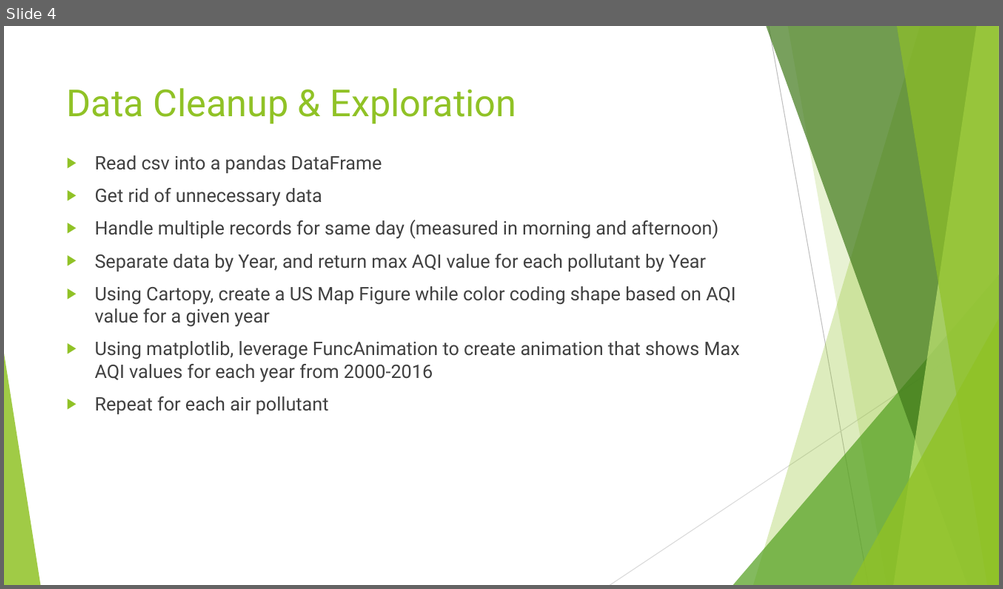
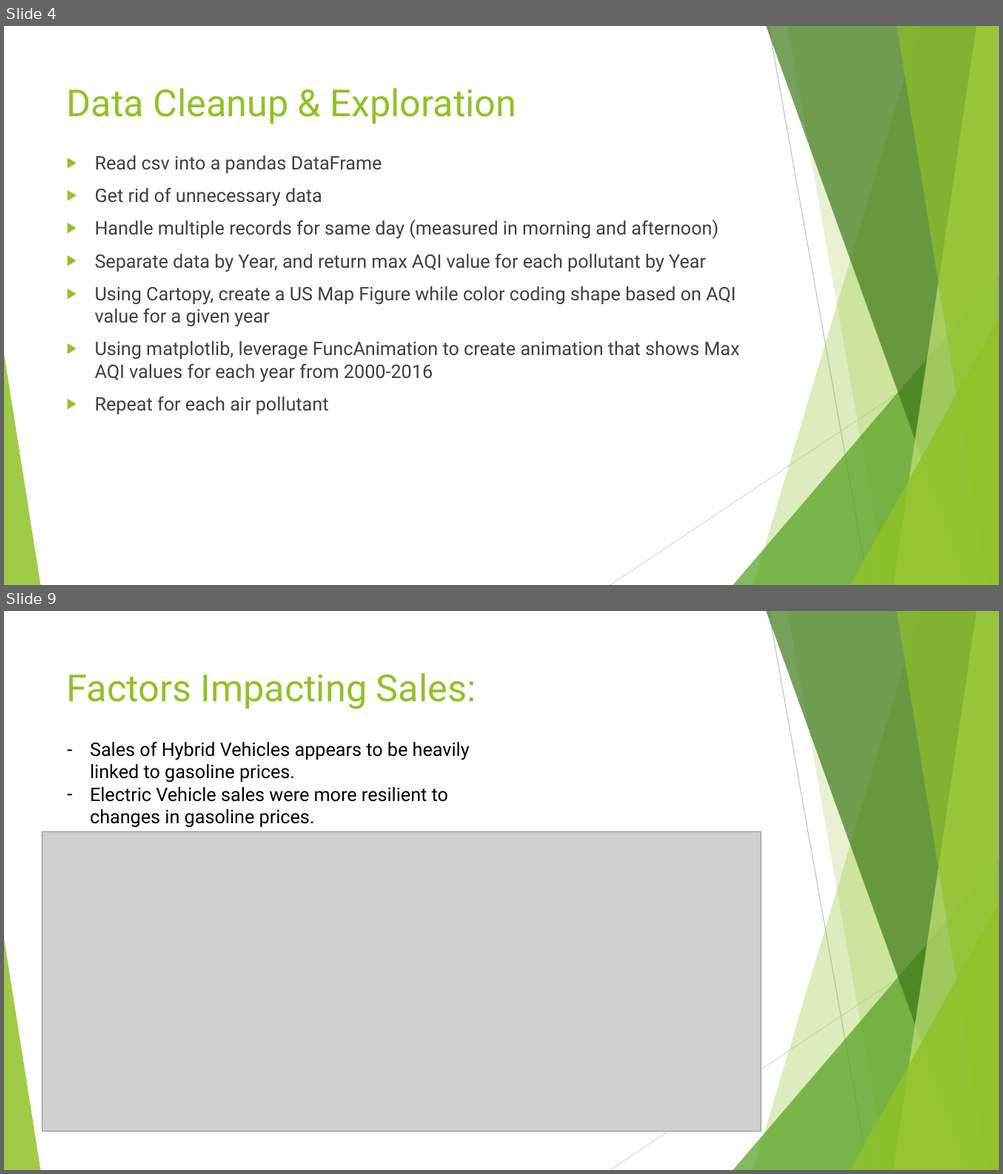
Before and after one commit to Barbara-Gordon/Team9, a slide deck: Presentation1.pptx. Shown one above the other, each under a label of ours: slide 4 before the commit, slides 4 and 9 after it; the slides between them are not shown. The pictures are 1003x589 and 1003x1174 pixels, drawn with LibreOffice and Linux fonts; fonts in the diff are those of the drawing; grey boxes stand for pictures. Boxes give left, top, right and bottom in pixels: in the first picture for what was removed or moved away, otherwise in the second. Text is boxed around its words. In the diff, an @@ line names an element or a change of style, - is before the commit and + after.

```diff
--- a/Presentation1.pptx
+++ b/Presentation1.pptx
@@ slide 9 added at (4, 611, 999, 1170), background #FFFFFF; not listed: 10 template elements that a slide beside it also shows @@
@@ title added at (67, 673, 475, 709), 36 pt, text #90C226 @@
+Factors Impacting Sales:
@@ text added at (90, 742, 469, 828), 18 pt, text #000000 @@
+– Sales of Hybrid Vehicles appears to be heavily linked to gasoline prices.
+– Electric Vehicle sales were more resilient to changes in gasoline prices.
@@ picture added at (42, 832, 760, 1131) @@
```
Also in this commit, not shown: 2 slides changed, 4 other slides added, 6 slides removed.
